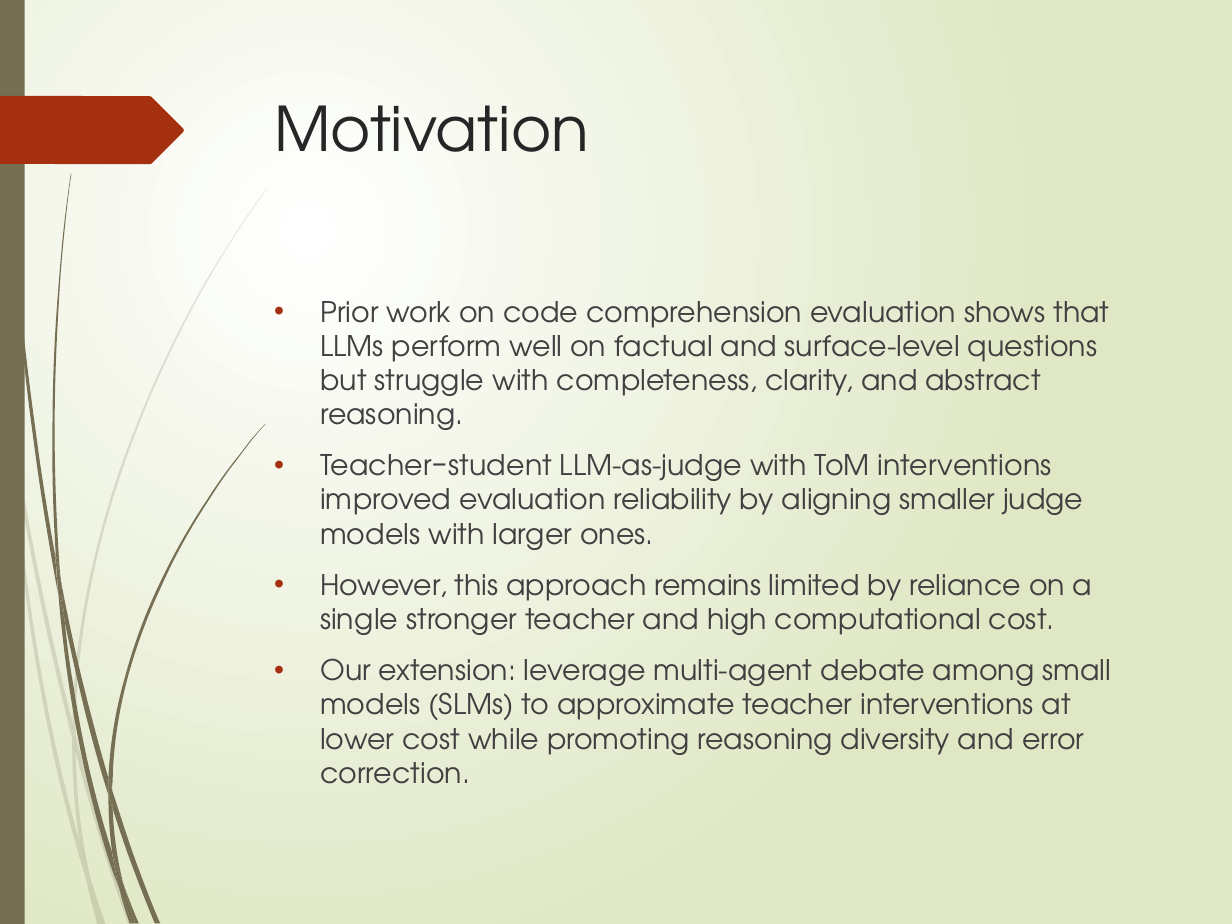
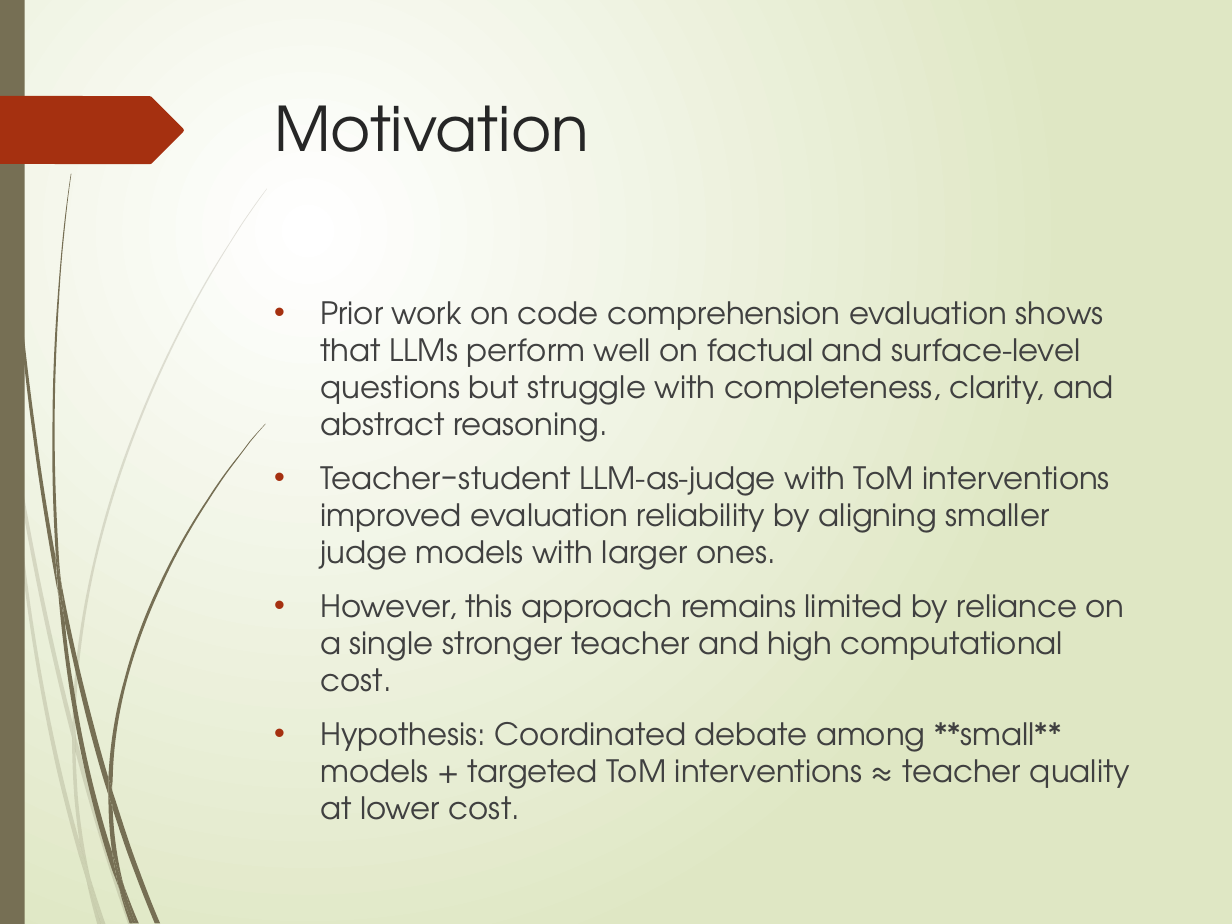
Before and after one commit to MahaZainab/Research-Corpus, a slide deck: slide 2 of RQs/RQ.pptx. Drawn at 1232x924 pixels with LibreOffice and Linux fonts; fonts in the diff are those of the drawing. Boxes give left, top, right and bottom in pixels: in the first picture for what was removed or moved away, otherwise in the second. Text is boxed around its words. In the diff, an @@ line names an element or a change of style, - is before the commit and + after.

```diff
--- a/RQs/RQ.pptx
+++ b/RQs/RQ.pptx
@@ text at [320,301,1125,692]: size 16.6 to 18 pt in "Prior work on code comprehension evaluation shows ...", "Teacher‒student LLM-as-judge with ToM interventions improved ...", "However, this approach remains limited by reliance ..." @@
@@ text at [320,722,1131,797]: text changed; size 16.6 to 18 pt @@
-• Our extension: leverage multi-agent debate among small models (SLMs) to approximate teacher interventions at lower cost while promoting reasoning diversity and error correction.
+• Hypothesis: Coordinated debate among **small** models + targeted ToM interventions ≈ teacher quality at lower cost.
```
Also in this commit, not shown: 2 other slides changed.
